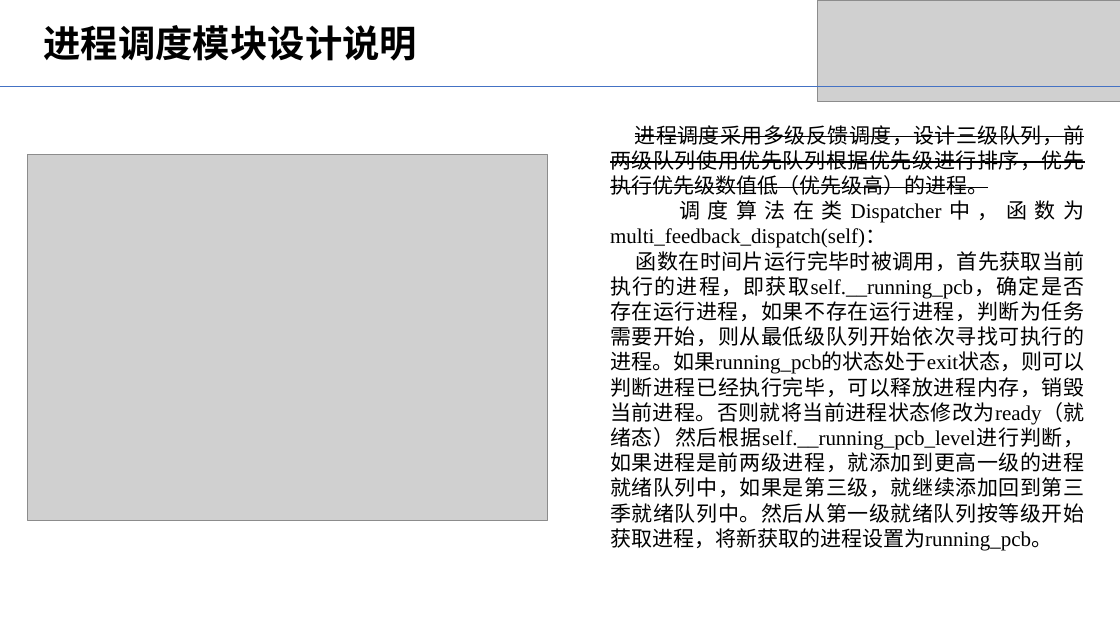
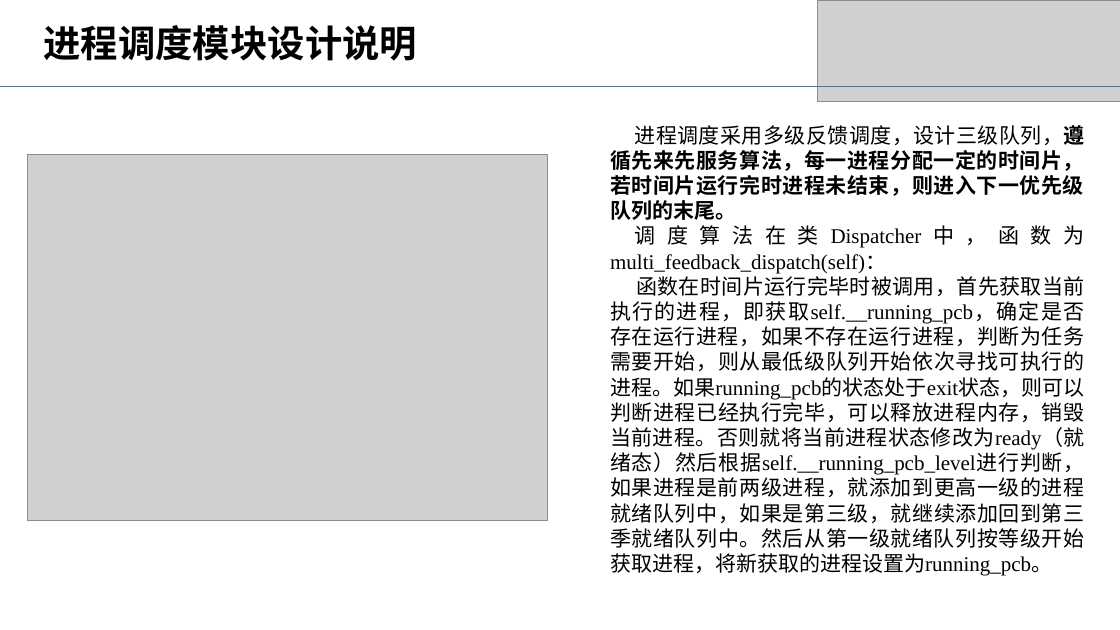
Before and after one commit to chrisx599/os_lab, a slide deck: slide 16 of document/概要设计pre_v1.0.pptx. Drawn at 1120x630 pixels with LibreOffice and Linux fonts; fonts in the diff are those of the drawing; grey boxes stand for pictures. Boxes give left, top, right and bottom in pixels: in the first picture for what was removed or moved away, otherwise in the second. Text is boxed around its words. In the diff, an @@ line names an element or a change of style, - is before the commit and + after.

```diff
--- a/document/概要设计pre_v1.0.pptx
+++ b/document/概要设计pre_v1.0.pptx
@@ text at bbox=[610, 125, 1085, 220]: text changed; bold on @@
-进程调度采用多级反馈调度，设计三级队列，前两级队列使用优先队列根据优先级进行排序，优先执行优先级数值低（优先级高）的进程。
+进程调度采用多级反馈调度，设计三级队列，遵循先来先服务算法，每一进程分配一定的时间片，若时间片运行完时进程未结束，则进入下一优先级队列的末尾。
@@ text at bbox=[610, 225, 1084, 273]: indent changed @@
```
Also in this commit, not shown: 9 other slides changed, 3 other files.
